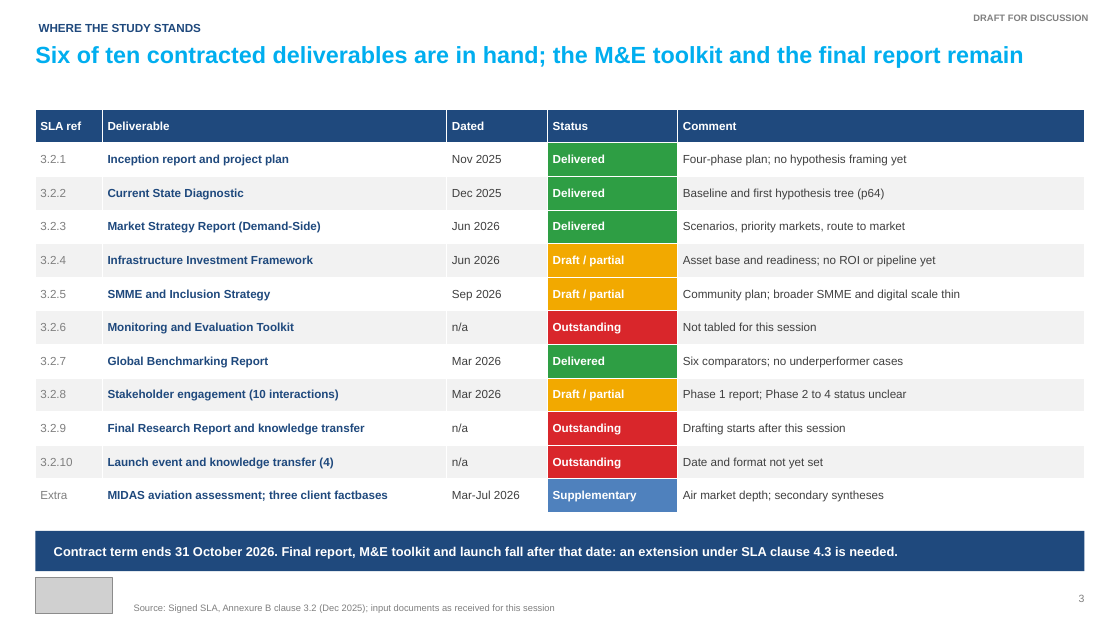
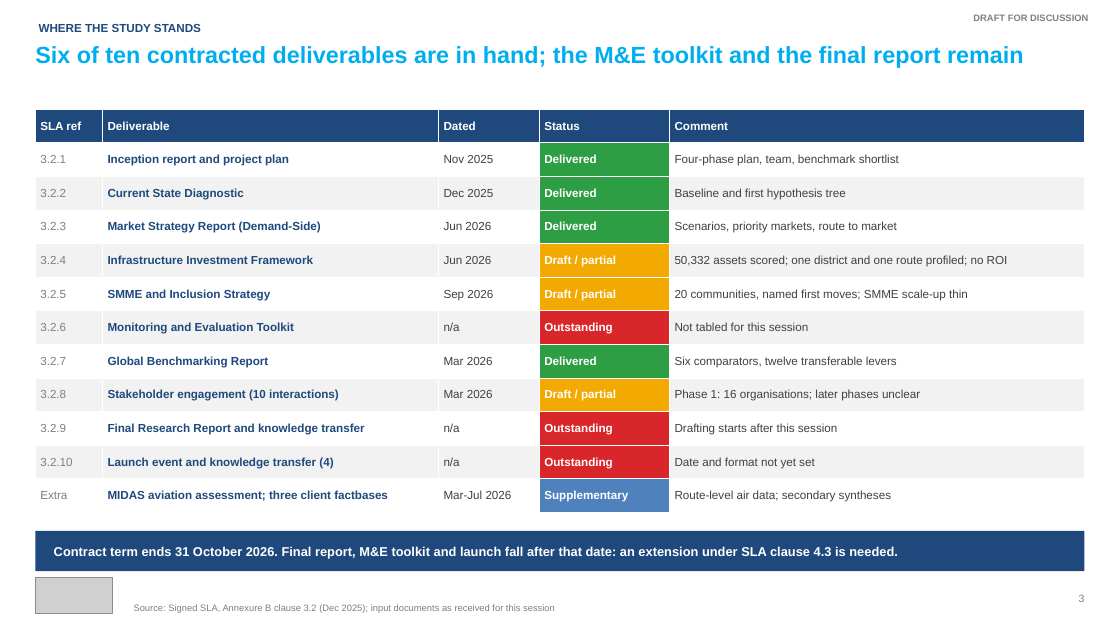
Before and after one commit to Adamastor-ZA/Letsema, a slide deck: slide 3 of deliverables/Wesgro_Unlocking_Tourism_Summary_of_Findings_DRAFT_Oct2026.pptx. Drawn at 1120x630 pixels with LibreOffice and Linux fonts; fonts in the diff are those of the drawing; grey boxes stand for pictures. Boxes give left, top, right and bottom in pixels: in the first picture for what was removed or moved away, otherwise in the second. Text is boxed around its words. In the diff, an @@ line names an element or a change of style, - is before the commit and + after.

```diff
--- a/deliverables/Wesgro_Unlocking_Tourism_Summary_of_Findings_DRAFT_Oct2026.pptx
+++ b/deliverables/Wesgro_Unlocking_Tourism_Summary_of_Findings_DRAFT_Oct2026.pptx
@@ table at [35, 109, 1085, 513] @@
-row 2, column 5: Four-phase plan; no hypothesis framing yet
+row 2, column 5: Four-phase plan, team, benchmark shortlist
-row 3, column 5: Baseline and first hypothesis tree (p64)
+row 3, column 5: Baseline and first hypothesis tree
-row 5, column 5: Asset base and readiness; no ROI or pipeline yet
+row 5, column 5: 50,332 assets scored; one district and one route profiled; no ROI
-row 6, column 5: Community plan; broader SMME and digital scale thin
+row 6, column 5: 20 communities, named first moves; SMME scale-up thin
-row 8, column 5: Six comparators; no underperformer cases
+row 8, column 5: Six comparators, twelve transferable levers
-row 9, column 5: Phase 1 report; Phase 2 to 4 status unclear
+row 9, column 5: Phase 1: 16 organisations; later phases unclear
-row 12, column 5: Air market depth; secondary syntheses
+row 12, column 5: Route-level air data; secondary syntheses
```
Also in this commit, not shown: 29 other slides changed, 12 slides added, 5 slides removed.
